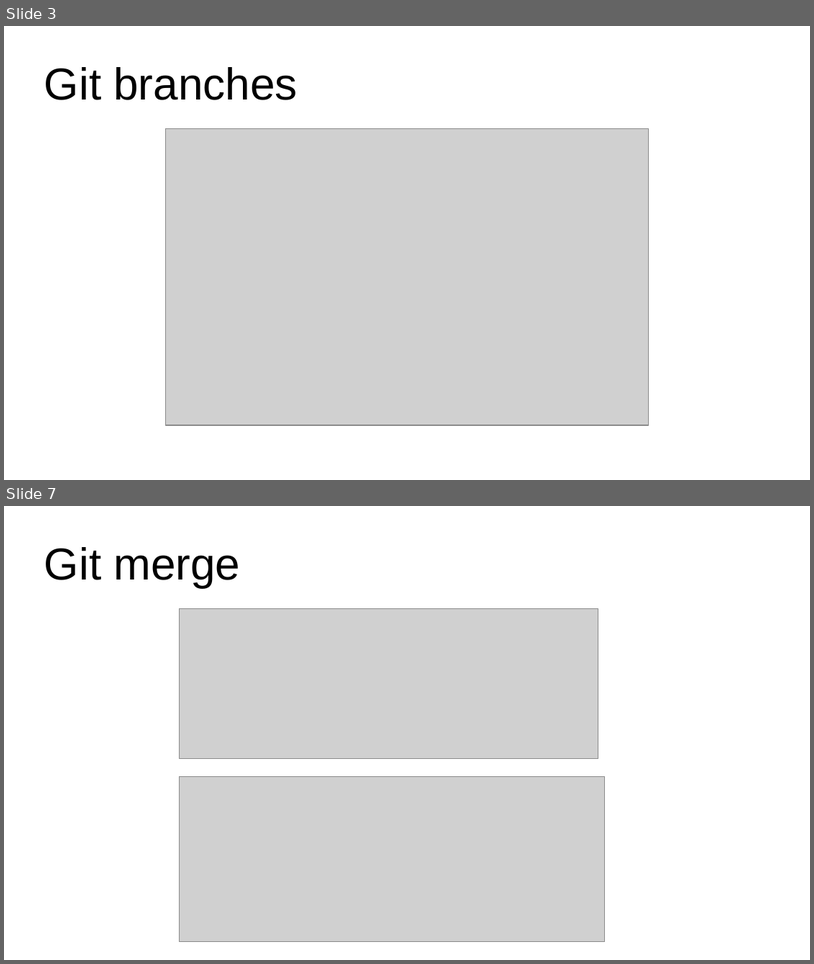
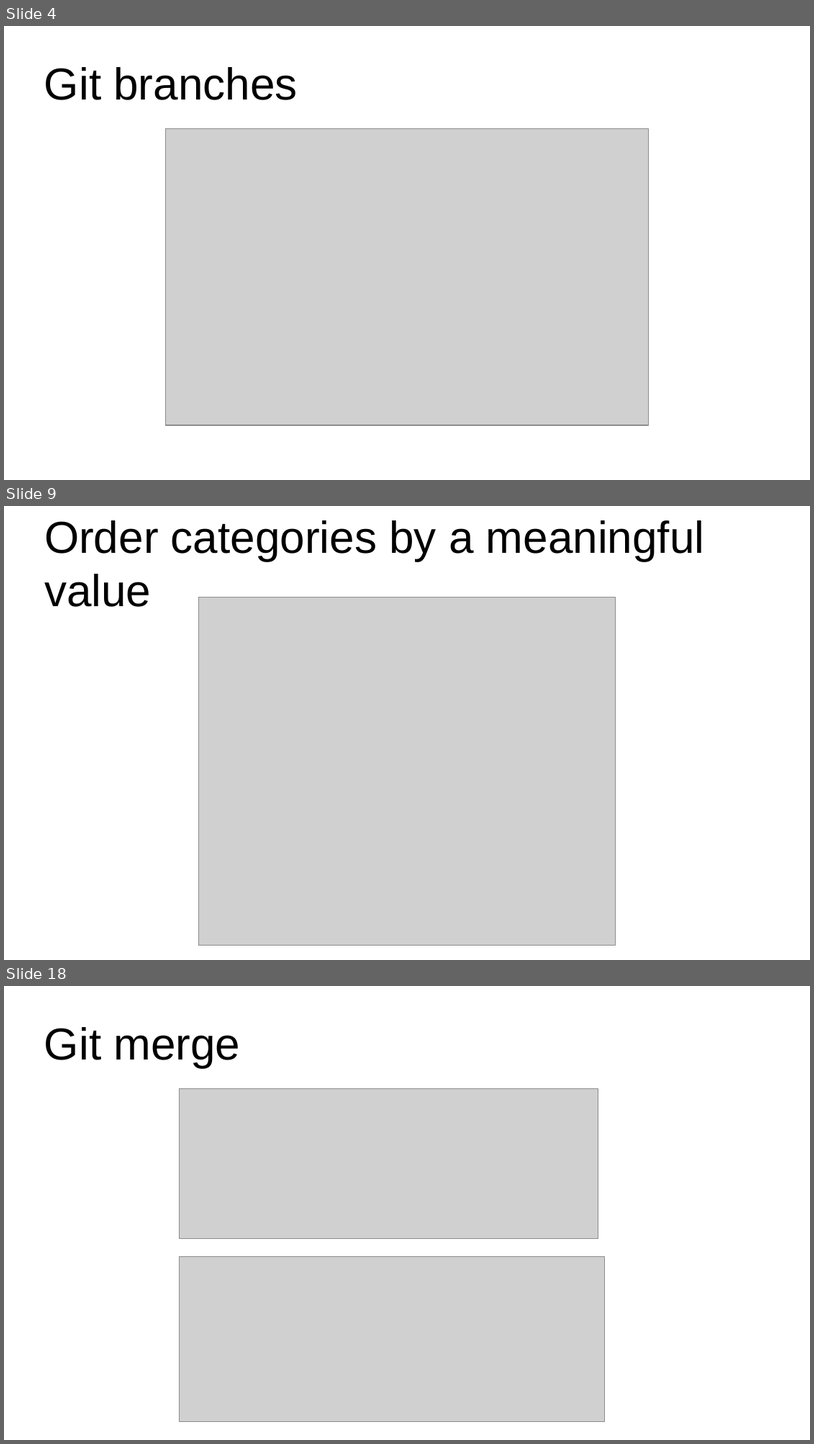
Before and after one commit to DzygaSkoryk/astronomy_python, a slide deck: Git_slides.odp. Shown one above the other, each under a label of ours: slides 3 and 7 before the commit, slides 4, 9 and 18 after it; the slides between them are not shown. The pictures are 814x964 and 814x1444 pixels, drawn with LibreOffice and Linux fonts; fonts in the diff are those of the drawing; grey boxes stand for pictures. Boxes give left, top, right and bottom in pixels: in the first picture for what was removed or moved away, otherwise in the second. Text is boxed around its words. In the diff, an @@ line names an element or a change of style, - is before the commit and + after.

```diff
--- a/Git_slides.odp
+++ b/Git_slides.odp
@@ slide 9 added at [4, 506, 810, 960], background #FFFFFF @@
@@ title added at [44, 520, 705, 607], 44 pt, text #000000 @@
+Order categories by a meaningful value
@@ picture added at [198, 597, 616, 945] @@
@@ what was slide 3 is now slide 4 @@
@@ what was slide 7 is now slide 18 @@
```
Also in this commit, not shown: 3 slides changed, 12 other slides added, 1 slide removed, 4 other files.
